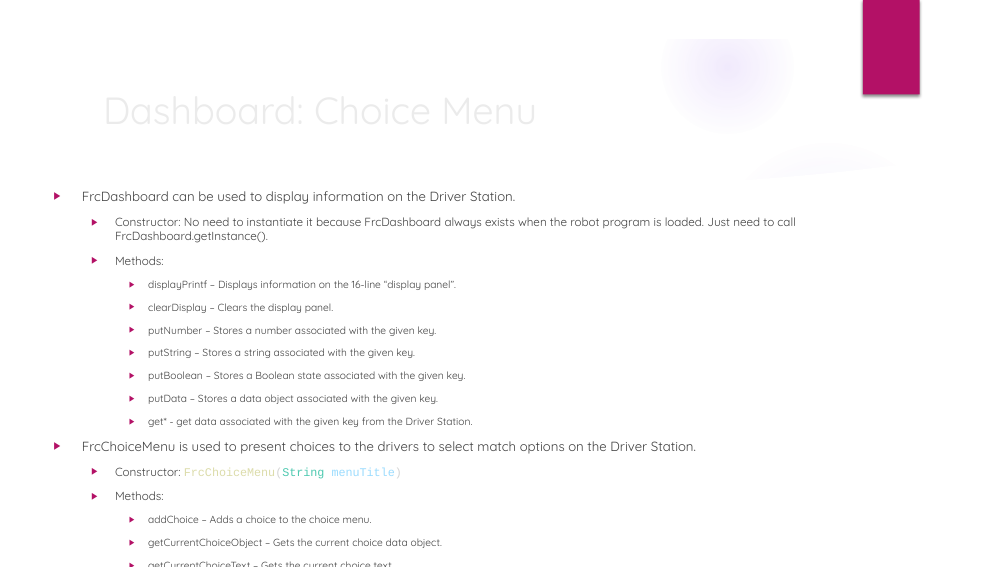
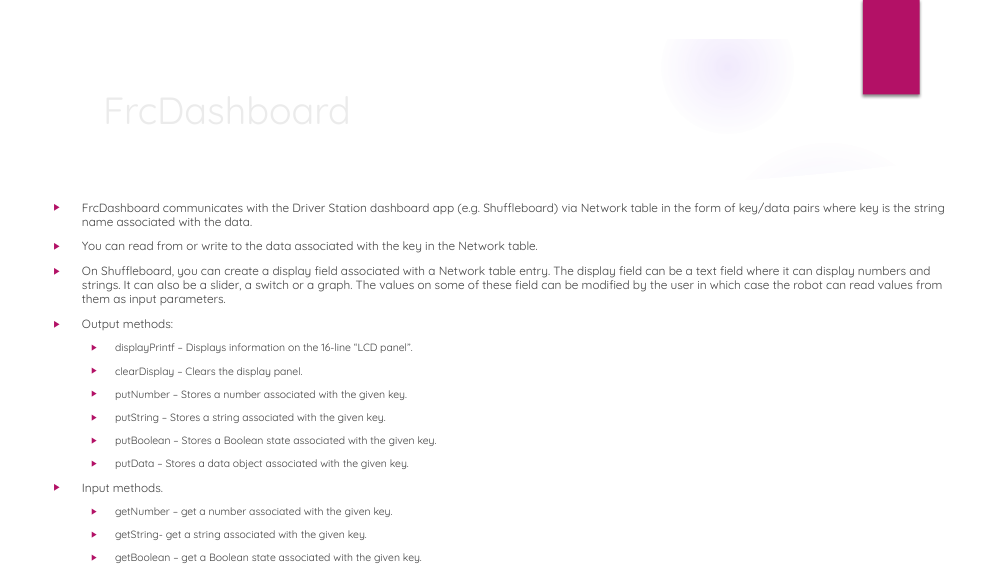
Before and after one commit to trc492/FrcProgrammingClass, a slide deck: slide 13 of Lessons/7-Autonomous.pptx (slide 12 before the commit). Drawn at 1008x567 pixels with LibreOffice and Linux fonts; fonts in the diff are those of the drawing; background and template pictures are left out. Boxes give left, top, right and bottom in pixels: in the first picture for what was removed or moved away, otherwise in the second. Text is boxed around its words. In the diff, an @@ line names an element or a change of style, - is before the commit and + after.

```diff
--- a/Lessons/7-Autonomous.pptx
+++ b/Lessons/7-Autonomous.pptx
@@ title at [95,80,876,138]: text changed @@
-Dashboard: Choice Menu
+FrcDashboard
@@ text "FrcDashboard communicates with the Driver ...": place and size @@
-text "FrcDashboard communicates with the Driver ..." at [82,191,795,548]
+text "FrcDashboard communicates with the Driver ..." at [82,202,945,563]
@@ text at [82,202,945,353]: text changed @@
-▶ FrcDashboard can be used to display information on the Driver Station.
-  ▶ Constructor: No need to instantiate it because FrcDashboard always exists when the robot program is loaded. Just need to call FrcDashboard.getInstance().
-  ▶ Methods:
-    ▶ displayPrintf – Displays information on the 16-line “display panel”.
+▶ FrcDashboard communicates with the Driver Station dashboard app (e.g. Shuffleboard) via Network table in the form of key/data pairs where key is the string name associated with the data.
+▶ You can read from or write to the data associated with the key in the Network table.
+▶ On Shuffleboard, you can create a display field associated with a Network table entry. The display field can be a text field where it can display numbers and strings. It can also be a slider, a switch or a graph. The values on some of these field can be modified by the user in which case the robot can read values from them as input parameters.
+▶ Output methods:
+  ▶ displayPrintf – Displays information on the 16-line “LCD panel”.
@@ text at [115,367,437,469]: size 9.8 to 10 pt in "clearDisplay – Clears the display panel.", "putNumber – Stores a number associated with ...", "putString – Stores a string associated with ...", "putBoolean – Stores a Boolean state associated ..." and 1 more places; list level 3 to 2 in "clearDisplay – Clears the display ..."; list level 3 to 2 in "putNumber – Stores a number ..."; list level 3 to 2 in "putString – Stores a string ..."; list level 3 to 2 in "putBoolean – Stores a Boolean ..."; list level 3 to 2 in "putData – Stores a data ..." @@
@@ text at [82,483,422,563]: text changed; size 9.8 to 10 pt @@
-    ▶ get* - get data associated with the given key from the Driver Station.
-▶ FrcChoiceMenu is used to present choices to the drivers to select match options on the Driver Station.
-  ▶ Constructor: FrcChoiceMenu(String menuTitle)
-  ▶ Methods:
-    ▶ addChoice – Adds a choice to the choice menu.
-    ▶ getCurrentChoiceObject – Gets the current choice data object.
-    ▶ getCurrentChoiceText – Gets the current choice text.
-    ▶ getTitle – Gets the menu title
+▶ Input methods.
+  ▶ getNumber – get a number associated with the given key.
+  ▶ getString- get a string associated with the given key.
+  ▶ getBoolean – get a Boolean state associated with the given key.
+  ▶ getData – get a data object associated with the given key.
```
Also in this commit, not shown: 3 other slides changed, 2 slides added, 1 other file.
